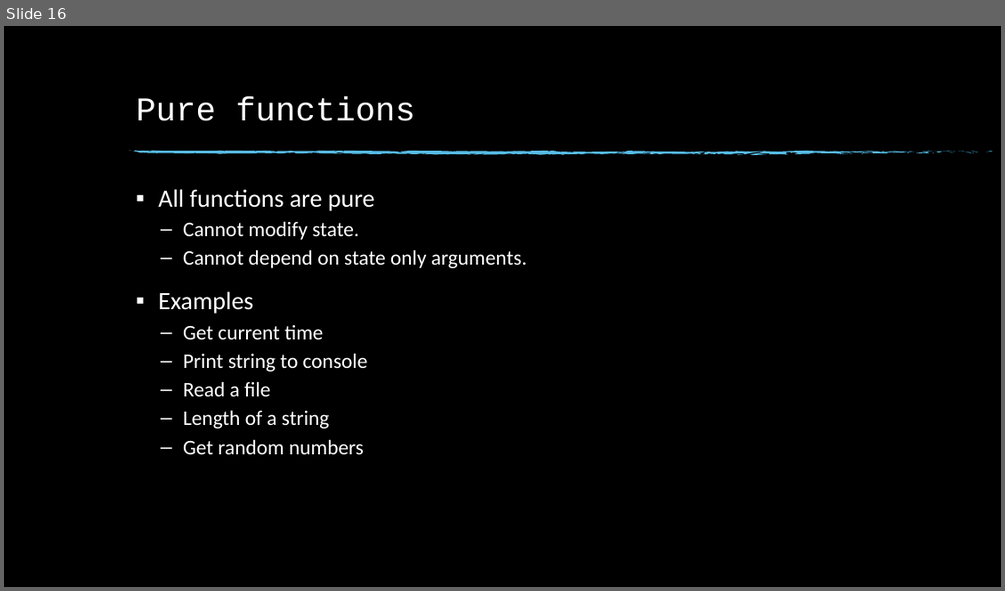
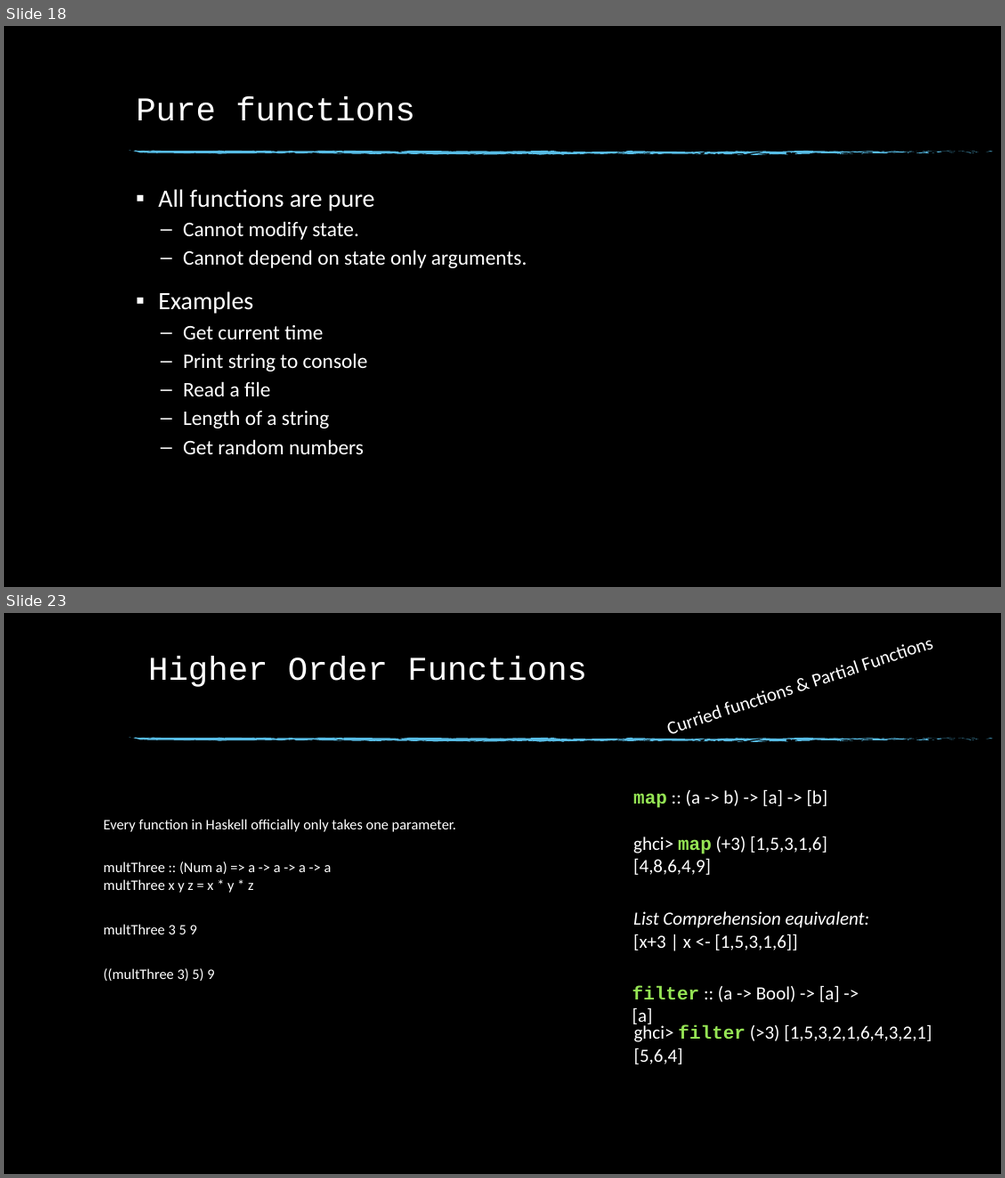
Before and after one commit to anuragjaiswal/haskell-ppt, a slide deck: Haskell.pptx. Shown one above the other, each under a label of ours: slide 16 before the commit, slides 18 and 23 after it; the slides between them are not shown. The pictures are 1005x591 and 1005x1178 pixels, drawn with LibreOffice and Linux fonts; fonts in the diff are those of the drawing; background and template pictures are left out. Boxes give left, top, right and bottom in pixels: in the first picture for what was removed or moved away, otherwise in the second. Text is boxed around its words. In the diff, an @@ line names an element or a change of style, - is before the commit and + after.

```diff
--- a/Haskell.pptx
+++ b/Haskell.pptx
@@ slide 23 added at [4, 613, 1001, 1174], background picture (left out); not listed: 74 template elements that a slide beside it also shows @@
@@ text added at [655, 621, 955, 745], 18 pt, text #FFFFFF @@
+Curried functions & Partial Functions
@@ text added at [148, 657, 587, 687], 32 pt, text #FFFFFF @@
+Higher Order Functions
@@ text added at [633, 789, 828, 808], 18 pt, text #FFFFFF @@
+map :: (a -> b) -> [a] -> [b]
@@ text added at [104, 819, 456, 832], 14 pt, text #FFFFFF @@
+Every function in Haskell officially only takes one parameter.
@@ text added at [633, 835, 827, 875], 18 pt, text #FFFFFF @@
+ghci> map (+3) [1,5,3,1,6]
+[4,8,6,4,9]
@@ text added at [104, 861, 332, 892], 14 pt, text #FFFFFF @@
+multThree :: (Num a) => a -> a -> a -> a
+multThree x y z = x * y * z
@@ text added at [104, 924, 197, 934], 14 pt, text #FFFFFF @@
+multThree 3 5 9
@@ text added at [633, 911, 870, 950], 18 pt, text #FFFFFF, italic @@
+List Comprehension equivalent:
+[x+3 | x <- [1,5,3,1,6]]
@@ text added at [104, 968, 214, 981], 14 pt, text #FFFFFF @@
+((multThree 3) 5) 9
@@ text added at [632, 985, 840, 1028], 18 pt, text #FFFFFF @@
+filter :: (a -> Bool) -> [a] -> [a]
@@ text added at [634, 1023, 931, 1064], 18 pt, text #FFFFFF @@
+ghci> filter (>3) [1,5,3,2,1,6,4,3,2,1]
+[5,6,4]
@@ what was slide 16 is now slide 18 @@
```
Also in this commit, not shown: 3 slides changed, 5 other slides added, 2 slides removed, 1 other file.
